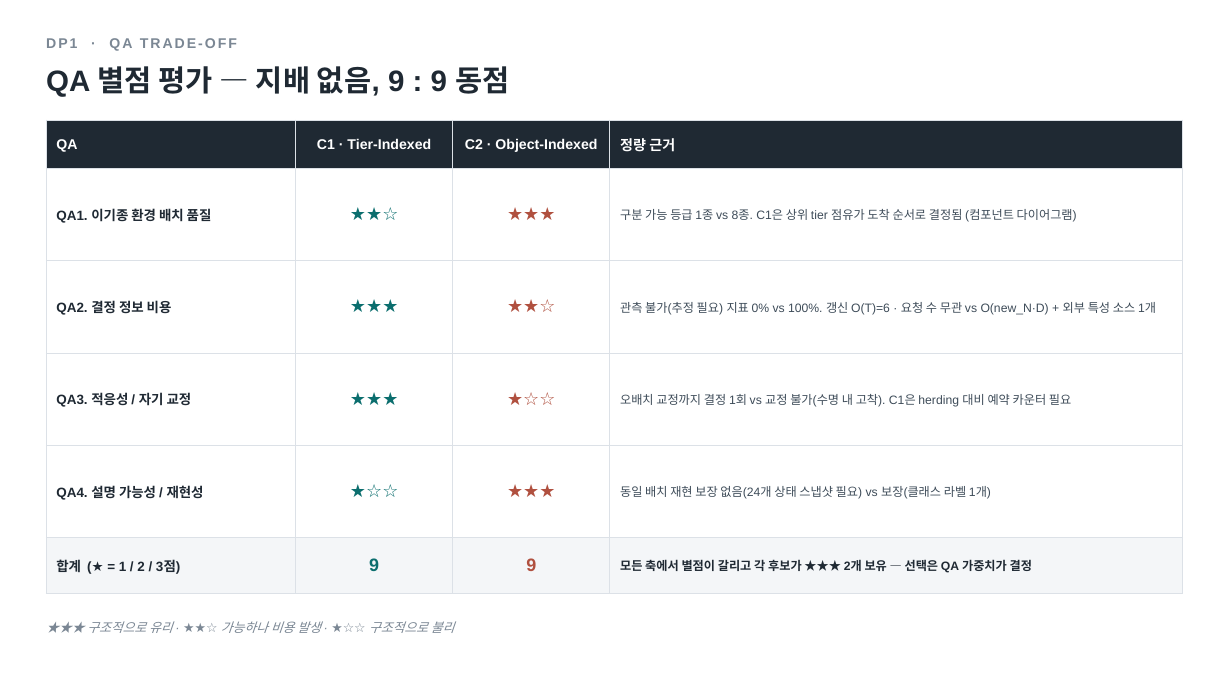
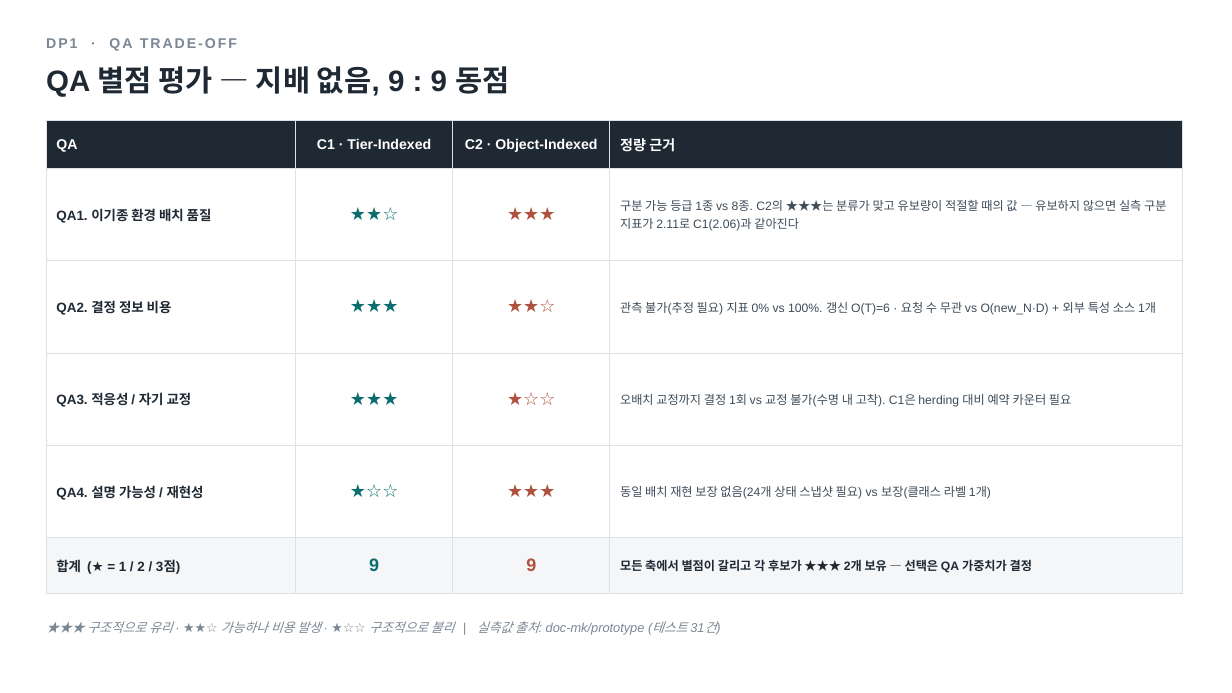
Before and after one commit to mkim0628/vllm, a slide deck: slide 3 of doc-mk/ppt/vllm-dp1-dp2-candidate-comparison.pptx. Drawn at 1232x693 pixels with LibreOffice and Linux fonts; fonts in the diff are those of the drawing. Boxes give left, top, right and bottom in pixels: in the first picture for what was removed or moved away, otherwise in the second. Text is boxed around its words. In the diff, an @@ line names an element or a change of style, - is before the commit and + after.

```diff
--- a/doc-mk/ppt/vllm-dp1-dp2-candidate-comparison.pptx
+++ b/doc-mk/ppt/vllm-dp1-dp2-candidate-comparison.pptx
@@ table at [46,120,1183,578] @@
-row 2, column 4: 구분 가능 등급 1종 vs 8종. C1은 상위 tier 점유가 도착 순서로 결정됨 (컴포넌트 다이어그램)
+row 2, column 4: 구분 가능 등급 1종 vs 8종. C2의 ★★★는 분류가 맞고 유보량이 적절할 때의 값 — 유보하지 않으면 실측 구분 지표가 2.11로 C1(2.06)과 같아진다
@@ text at [87,621,687,635]: text changed @@
-★★★ 구조적으로 유리 · ★★☆ 가능하나 비용 발생 · ★☆☆ 구조적으로 불리
+★★★ 구조적으로 유리 · ★★☆ 가능하나 비용 발생 · ★☆☆ 구조적으로 불리 | 실측값 출처: doc-mk/prototype (테스트 31건)
```
Also in this commit, not shown: 1 other slide changed, 5 other files.
